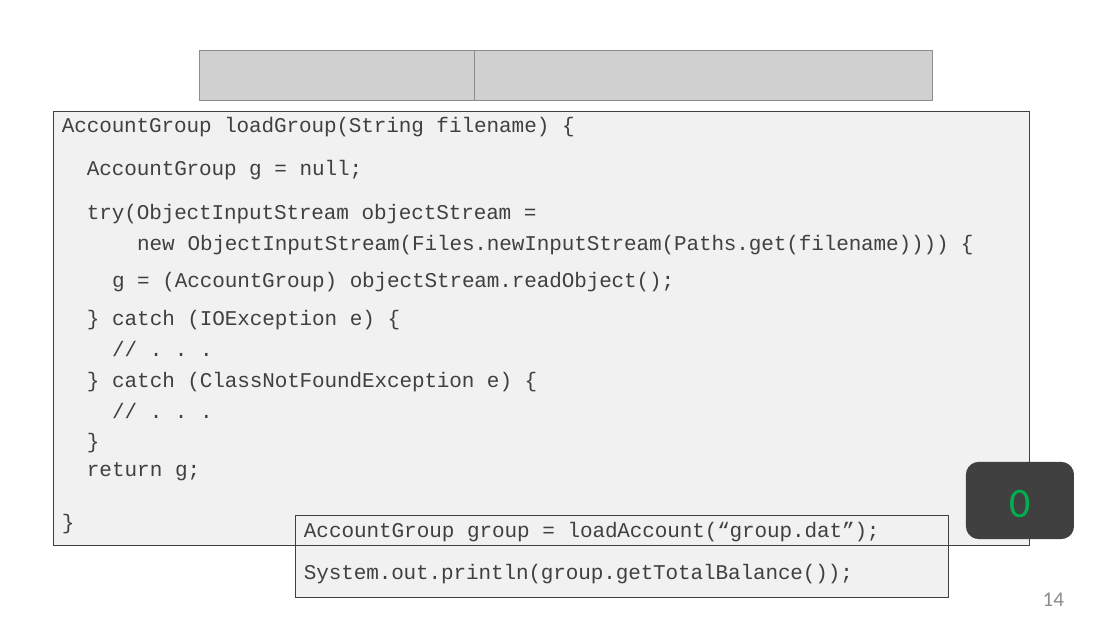
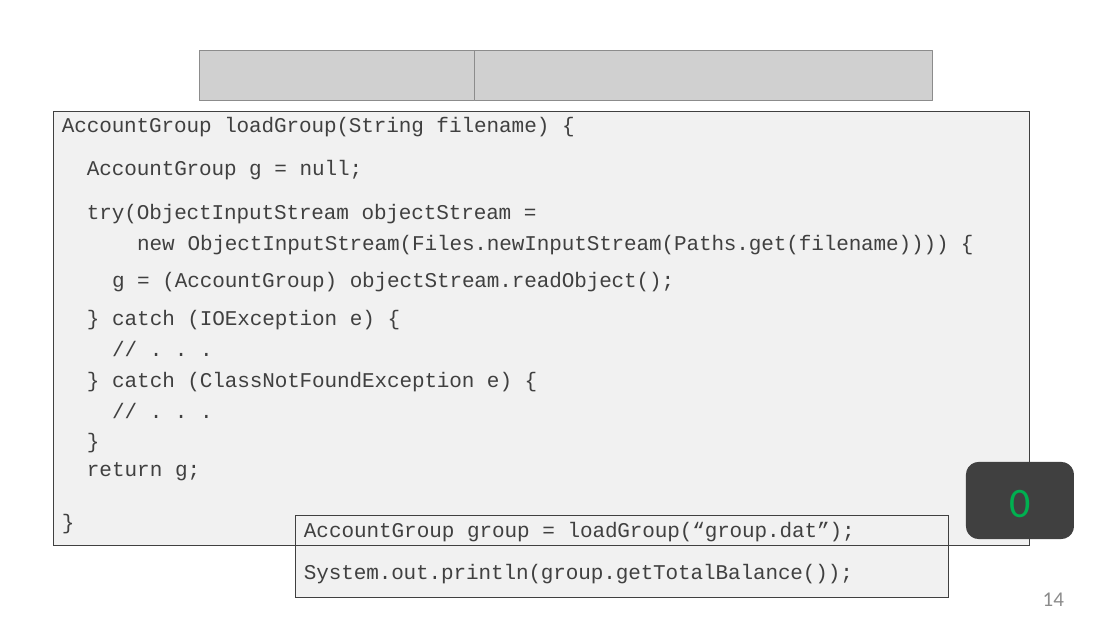
Before and after one commit to StevenJoseph19/ASDE, a slide deck: slide 14 of Training Materials/Week 2/Day 3/2. Persisting Objects with Serialization/Slides/persisting-objects-with-serialization-slides.pptx. Drawn at 1120x630 pixels with LibreOffice and Linux fonts; fonts in the diff are those of the drawing; grey boxes stand for pictures. Boxes give left, top, right and bottom in pixels: in the first picture for what was removed or moved away, otherwise in the second. Text is boxed around its words. In the diff, an @@ line names an element or a change of style, - is before the commit and + after.

```diff
--- a/Training Materials/Week 2/Day 3/2. Persisting Objects with Serialization/Slides/persisting-objects-with-serialization-slides.pptx
+++ b/Training Materials/Week 2/Day 3/2. Persisting Objects with Serialization/Slides/persisting-objects-with-serialization-slides.pptx
@@ table at (54,112,1029,599) @@
-row 2, column 2: AccountGroup group = loadAccount(“group.dat”);
+row 2, column 2: AccountGroup group = loadGroup(“group.dat”);
```
Also in this commit, not shown: 21 other files.
